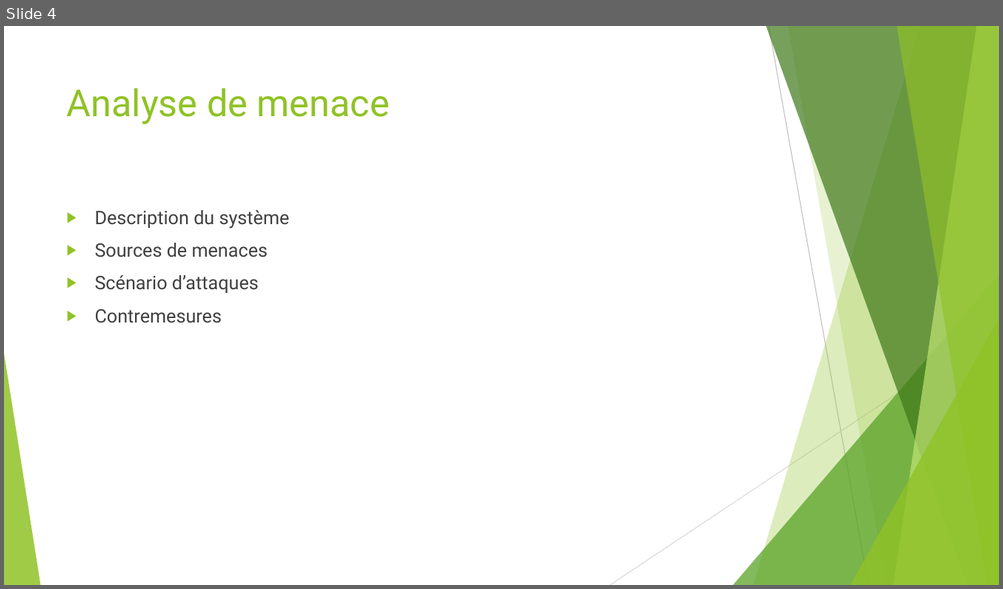
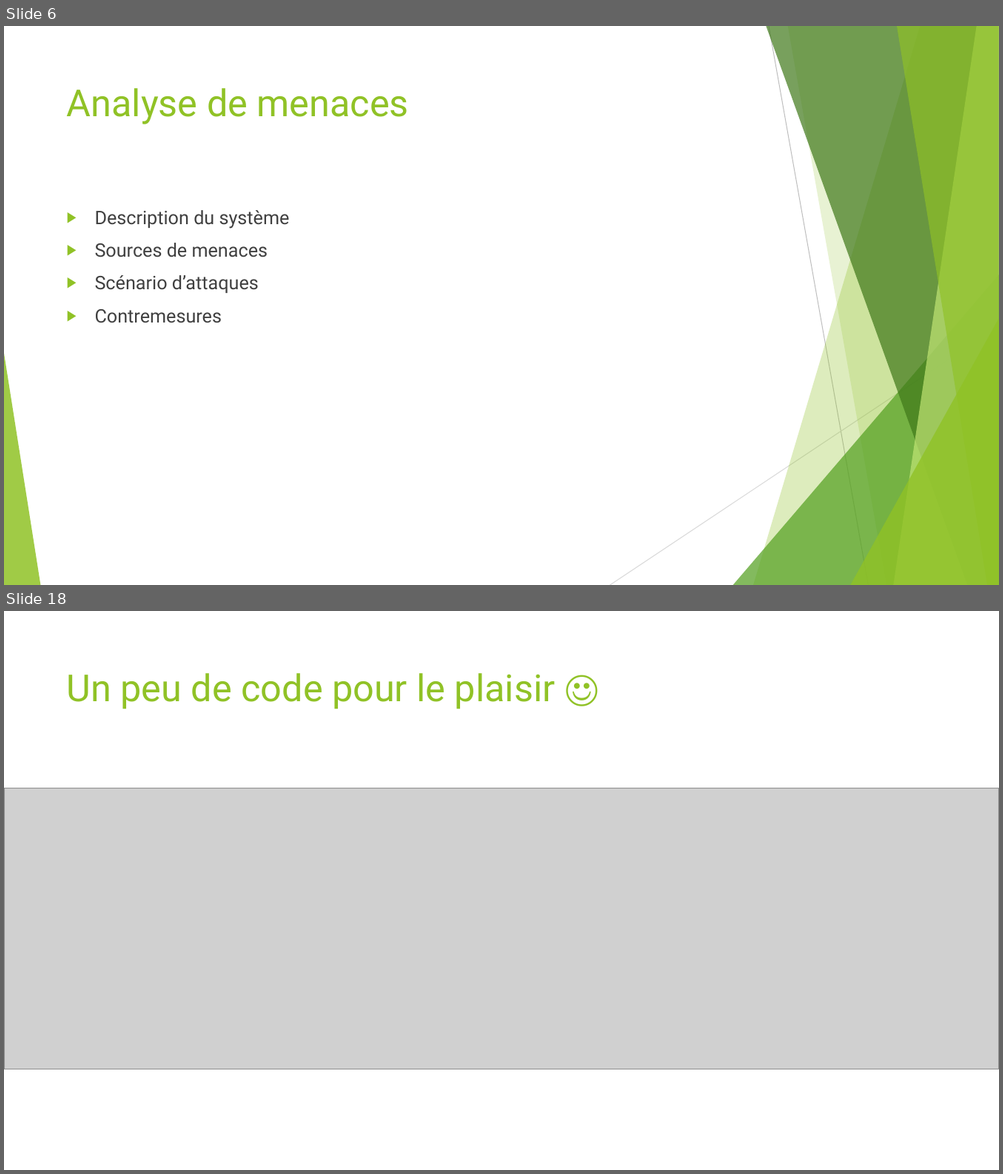
Before and after one commit to asuto4ka/html, a slide deck: Présentation/STI_Schowing_Zharkova.pptx. Shown one above the other, each under a label of ours: slide 4 before the commit, slides 6 and 18 after it; the slides between them are not shown. The pictures are 1003x589 and 1003x1174 pixels, drawn with LibreOffice and Linux fonts; fonts in the diff are those of the drawing; grey boxes stand for pictures. Boxes give left, top, right and bottom in pixels: in the first picture for what was removed or moved away, otherwise in the second. Text is boxed around its words. In the diff, an @@ line names an element or a change of style, - is before the commit and + after.

```diff
--- a/Présentation/STI_Schowing_Zharkova.pptx
+++ b/Présentation/STI_Schowing_Zharkova.pptx
@@ slide 18 added at bbox=[4, 611, 999, 1170], background #FFFFFF; not listed: 10 template elements that a slide beside it also shows @@
@@ rectangle added at bbox=[4, 611, 999, 1170], fill #FFFFFF @@
@@ title added at bbox=[67, 673, 555, 709], 36 pt, text #90C226 @@
+Un peu de code pour le plaisir ☺
@@ picture added at bbox=[4, 789, 999, 1070] @@
@@ what was slide 4 is now slide 6 @@
@@ slide 6 changed as well @@
@@ title at bbox=[67, 88, 409, 124]: text changed @@
-Analyse de menace
+Analyse de menaces
```
Also in this commit, not shown: 2 other slides changed, 16 other slides added.
